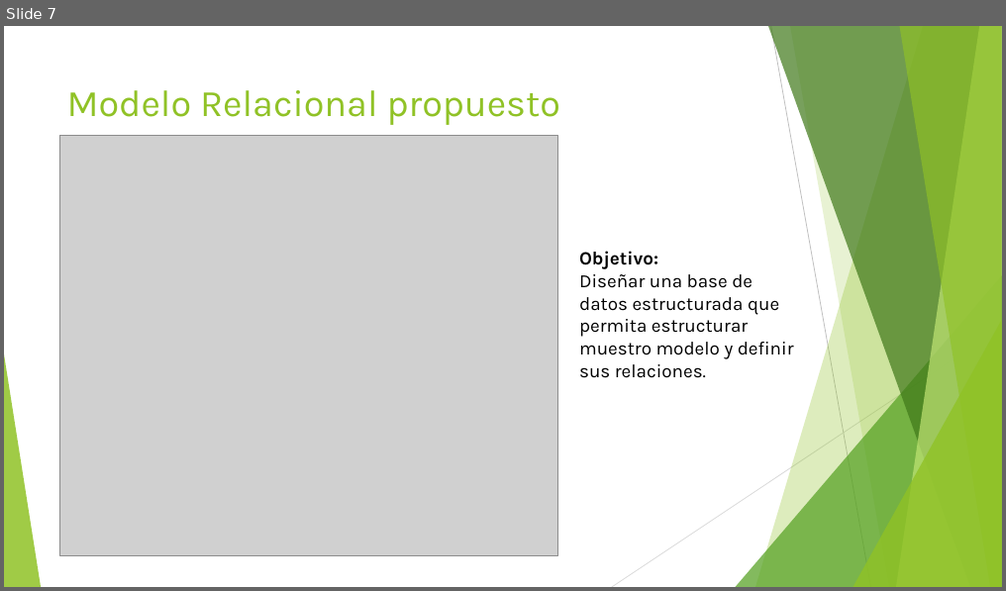
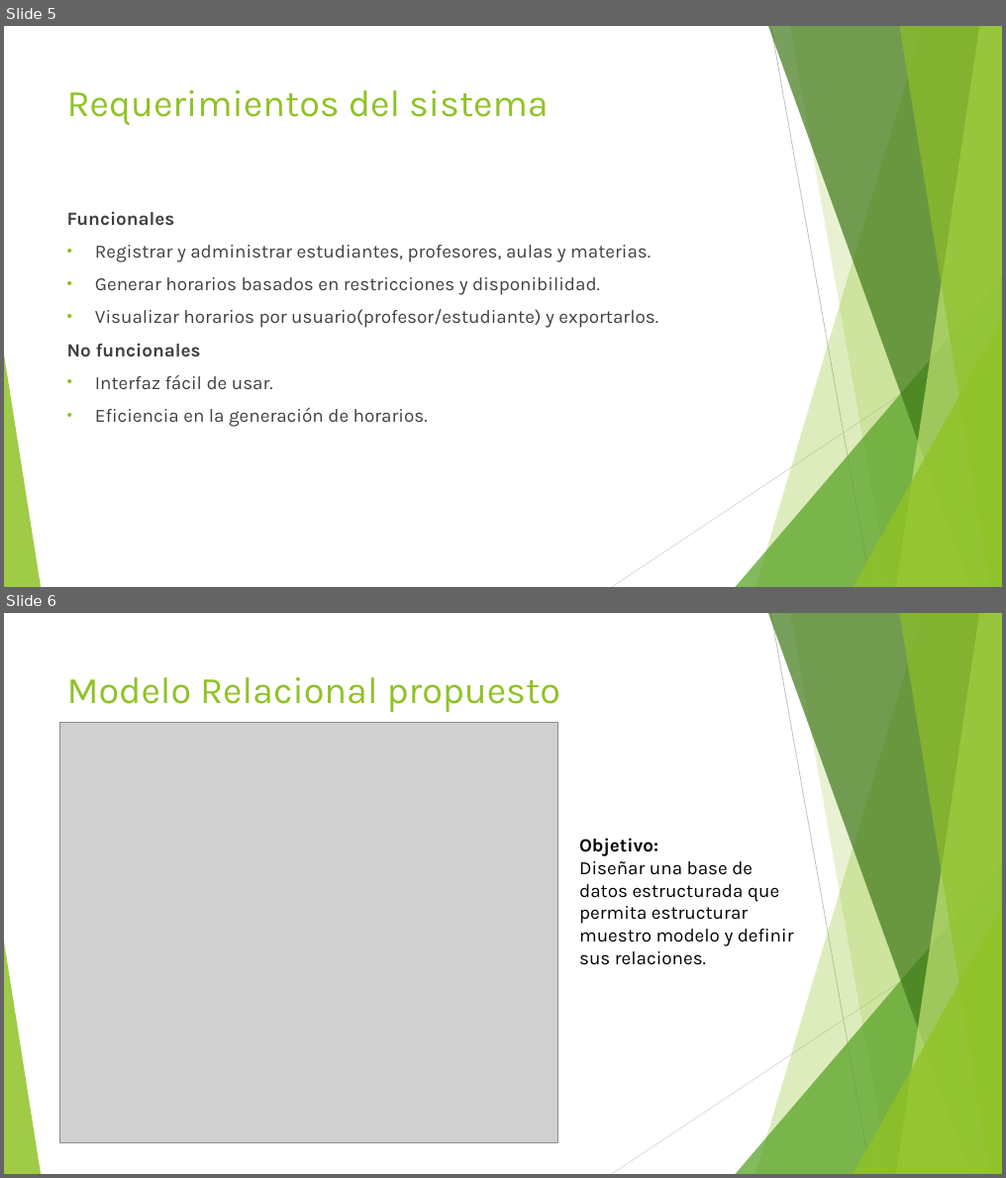
Before and after one commit to Storm-engine/Agendados2, a slide deck: presentacion/Agendados.pptx. Shown one above the other, each under a label of ours: slide 7 before the commit, slides 5 and 6 after it. The pictures are 1006x591 and 1006x1178 pixels, drawn with LibreOffice and Linux fonts; fonts in the diff are those of the drawing; grey boxes stand for pictures. Boxes give left, top, right and bottom in pixels: in the first picture for what was removed or moved away, otherwise in the second. Text is boxed around its words. In the diff, an @@ line names an element or a change of style, - is before the commit and + after.

```diff
--- a/presentacion/Agendados.pptx
+++ b/presentacion/Agendados.pptx
@@ slide 5 added at [4,26,1002,587], background #FFFFFF; not listed: 10 template elements that a slide beside it also shows @@
@@ title added at [67,90,548,125], 36 pt, text #90C226 @@
+Requerimientos del sistema
@@ text added at [67,211,658,427], 18 pt, text #404040 @@
+Funcionales
+• Registrar y administrar estudiantes, profesores, aulas y materias.
+• Generar horarios basados en restricciones y disponibilidad.
+• Visualizar horarios por usuario(profesor/estudiante) y exportarlos.
+No funcionales
+• Interfaz fácil de usar.
+• Eficiencia en la generación de horarios.
@@ what was slide 7 is now slide 6 @@
```
Also in this commit, not shown: 2 slides changed, 1 slide removed.
